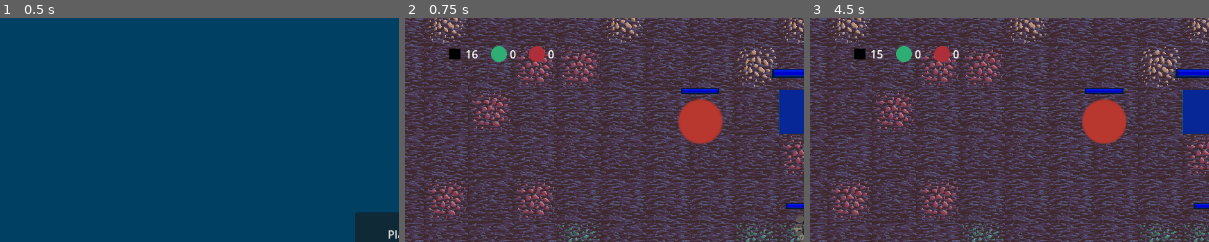
Above: before the commit, frames 1-3 (left to right).
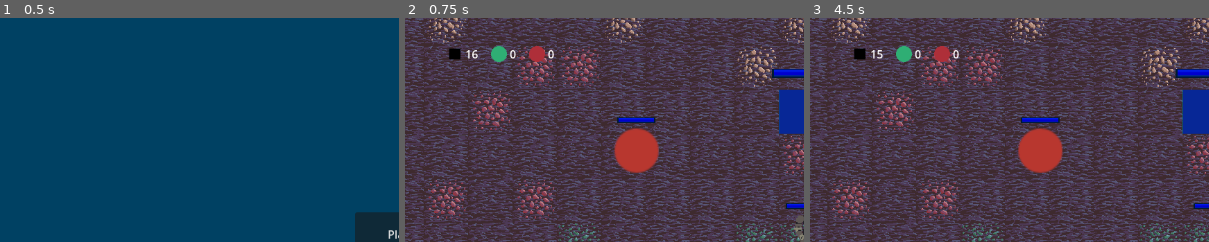
Above: after the commit, the same moments.

Repository: Schmo103/Euclid
Game: Godot game, scene res://menu/menu.tscn
Two runs of this game, one before a commit and one after it. Both use one fixed random seed, a clock stepped at 60 frames per second and the inputs below. The engine's default icon, where the game draws it, is replaced by a stand-in: a white triangle on a blue panel in a dark square.
Inputs (mouse positions are % of the whole screen's width and height, from its top left):
- Up to frame 1 (0.5 s): no input
- Up to frame 2 (0.75 s): click "Play" at 0.5 s
- Up to frame 3 (4.5 s): click (14, 85) at 1.25 s; click (18, 85) at 2 s; click (26, 85) at 2.75 s; click (38, 85) at 3.5 s; tap Enter at 4.25 s; move the mouse to (72, 45) at 4.27 s; press the mouse at (72, 45) at 4.28 s; hold D (player_right) from 4.28 s (still down)
The pictures show only the part of the screen within x 0-50%, y 2-52%; the shares and areas given below are measured in that part.

Frame 1 is identical in both runs. In frame 2, 4.1% of the frame differs, in the area x 52-80%, y 31-70%; in frame 3, 4.1%.

Commit message:
small changes to enemy

Diff:
--- a/Euclid/enemies/standard/standard_enemy.gd
+++ b/Euclid/enemies/standard/standard_enemy.gd
@@ -52,9 +52,13 @@
 		else:
 			lv = vel
 
+		#moving lv
 		s.set_linear_velocity(lv)
 	else:
+		#stopping
 		s.set_linear_velocity(Vector2.ZERO)
+
+	var anim_dir : Vector2 = lv.normalized()
 
 
 func set_health(h : int) -> int:
--- a/Euclid/towers/laser_tower/laser_tower.gd
+++ b/Euclid/towers/laser_tower/laser_tower.gd
@@ -59,10 +59,14 @@
 		return
 	else:
 		target = null
+		var d : float = -1
 		for b in bodies:
 			if b.is_in_group("enemy"):
-				target = b
-				return
+				var new_d : float = to_global(position).distance_to(target.global_position)
+				if d == -1 or new_d < d:
+					target = b
+					d = new_d
+		return
 
 
 func can_fire() -> bool:
--- a/Euclid/world/world.tscn
+++ b/Euclid/world/world.tscn
@@ -105,7 +105,7 @@
 [node name="Enemies" type="Node2D" parent="Mobs"]
 
 [node name="StandardEnemy" parent="Mobs/Enemies" instance=ExtResource("7_tfv0m")]
-position = Vector2(399, 302)
+position = Vector2(307, 344)
 
 [node name="FrontTileMap" type="TileMap" parent="."]
 scale = Vector2(2, 2)
@@ -142,6 +142,7 @@
 offset_right = 241.0
 offset_bottom = -19.0
 horizontal_alignment = 1
+metadata/_edit_use_anchors_ = true
 
 [node name="PlayerSpawnTimer" type="Timer" parent="."]
 one_shot = true
